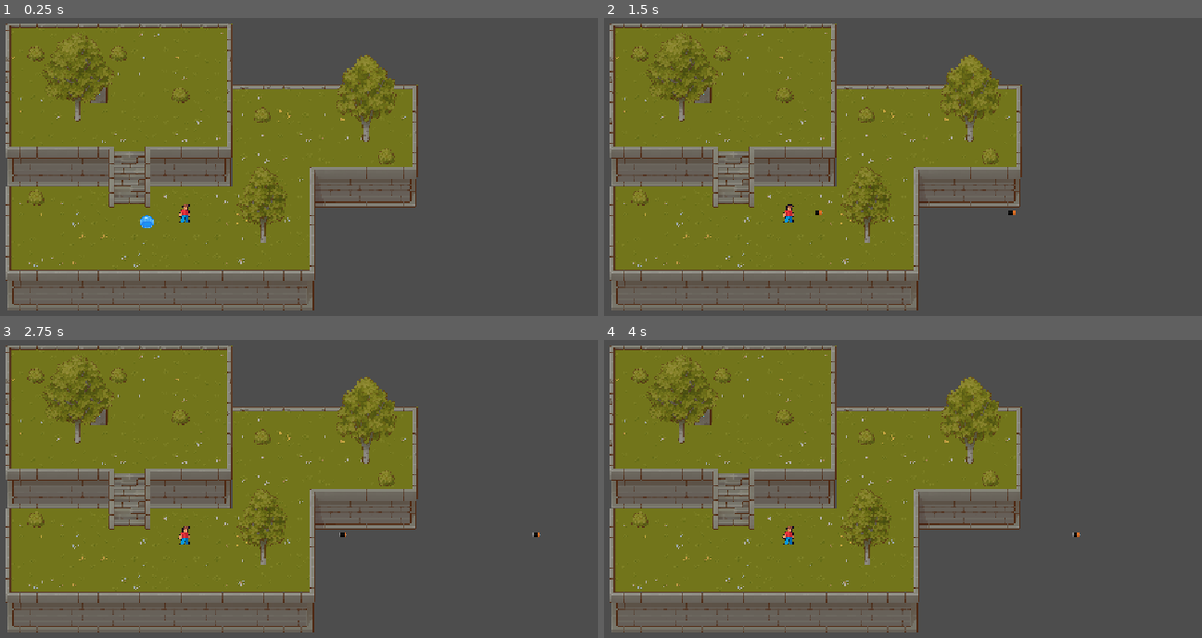
Above: before the commit, frames 1-4 (two rows, left to right).
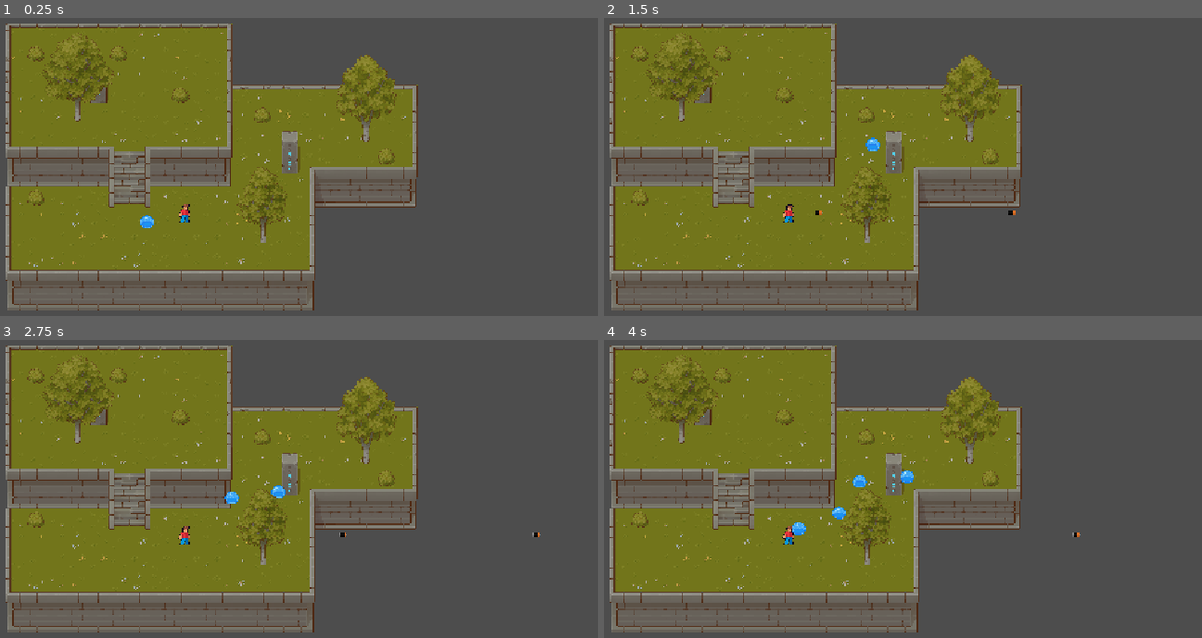
Above: after the commit, the same moments.

Repository: ozzyDev27/Daydream
Game: Godot game, scene res://Scenes/enemy_test.tscn
The game is run twice, just before and just after one commit, with the same random seed, the same clock (stepped at 60 frames per second) and the same inputs. This scene is started directly instead of the project's main scene.
Inputs:
- Up to frame 1 (0.25 s): no input
- Up to frame 2 (1.5 s): tap L (Action0) at 0.6, 1.35 s
- Up to frame 3 (2.75 s): tap L (Action0) at 2.1 s
- Up to frame 4 (4 s): tap L (Action0) at 2.85, 3.6 s

The runs differ from the first frame. In frame 1, 0.4% of the frame differs, in the area x 38-51%, y 37-57%; in frame 2, 0.5%; in frame 3, 0.6%; in frame 4, 0.7%, in the area x 31-52%, y 37-66%.

Commit message:
game play

Diff:
--- a/Scenes/bullet.gd
+++ b/Scenes/bullet.gd
@@ -3,6 +3,7 @@
 const BULLET_SPEED = 500
 var direction = Vector2.ZERO
 var modifier=1
+var damage=1
 
 func _physics_process(delta):
 	var movement_vector = Vector2.ZERO
@@ -11,3 +12,9 @@
 		movement_vector = direction.normalized() * modifier
 	position.x+=movement_vector.x*delta
 	position.y+=movement_vector.y*delta
+
+
+func _on_area_entered(area: Area2D):
+	if area.is_in_group("damageable"):
+		area.get_parent().damage(damage)
+		queue_free()
--- a/Scenes/bullet.tscn
+++ b/Scenes/bullet.tscn
@@ -14,10 +14,21 @@
 "speed": 5.0
 }]
 
-[node name="Bullet" type="Node2D"]
+[sub_resource type="CapsuleShape2D" id="CapsuleShape2D_oduel"]
+radius = 3.0
+height = 10.0
+
+[node name="Bullet" type="Area2D"]
 scale = Vector2(1.5, 1.5)
+collision_layer = 128
 script = ExtResource("1_oduel")
 
 [node name="Sprite" type="AnimatedSprite2D" parent="."]
 sprite_frames = SubResource("SpriteFrames_oduel")
 animation = &"yay"
+
+[node name="CollisionShape2D" type="CollisionShape2D" parent="."]
+rotation = -1.5707964
+shape = SubResource("CapsuleShape2D_oduel")
+
+[connection signal="area_entered" from="." to="." method="_on_area_entered"]
--- a/Scenes/enemy_test.tscn
+++ b/Scenes/enemy_test.tscn
@@ -3,22 +3,20 @@
 [ext_resource type="TileSet" uid="uid://chtl7pkvocun1" path="res://Scenes/timemap.tres" id="1_oyc1c"]
 [ext_resource type="Texture2D" uid="uid://b1mrl2x7hebti" path="res://Sprites/Pixel Art Top Down - Basic v1.2.2/Texture/TX Props.png" id="2_c3qj7"]
 [ext_resource type="PackedScene" uid="uid://5v7lxrydjm57" path="res://Scenes/player.tscn" id="3_421n3"]
-[ext_resource type="Script" uid="uid://cs1wxrl30teu4" path="res://Scenes/slime.gd" id="5_421n3"]
-[ext_resource type="Texture2D" uid="uid://blcjsuxd8asun" path="res://Sprites/programmer art/Slime by Tofame/Slimes1.png" id="5_c3qj7"]
+[ext_resource type="PackedScene" uid="uid://bmetde5x88ast" path="res://Scenes/slime.tscn" id="4_oyc1c"]
+[ext_resource type="Script" uid="uid://cbnbaglqa52kl" path="res://Scenes/spawner.gd" id="5_421n3"]
+[ext_resource type="Texture2D" uid="uid://277pdqqf6s5k" path="res://Sprites/Pixel Art Top Down - Basic v1.2.2/Texture/Extra/TX Props with Shadow.png" id="6_h6jhh"]
 
 [sub_resource type="Environment" id="Environment_tspv2"]
 tonemap_mode = 3
 adjustment_brightness = 2.0
 adjustment_contrast = 2.77
 
-[sub_resource type="CircleShape2D" id="CircleShape2D_c3qj7"]
-radius = 4.1231055
-
 [node name="TilemapTest" type="Node2D"]
 position = Vector2(0, -1)
 
 [node name="Grass Layer" type="TileMapLayer" parent="."]
-tile_map_data = PackedByteArray("AAACAPz/AAACAAAAAAADAPz/AAA …(2592 unchanged characters)… HAAIAAAAVAAEAAAACAAIAAAAVAAIAAAAAAAAAAAA=")
+tile_map_data = PackedByteArray("AAACAPz/AAACAAAAAAADAPz/AAA …(2592 unchanged characters)… HAAIAAAAVAAEAAAACAAIAAAAVAAIAAAAAAAAAAAAMAAMAAAABAAIAAAAMAAIAAAABAAIAAAA=")
 tile_set = ExtResource("1_oyc1c")
 
 [node name="Structure Layer" type="TileMapLayer" parent="."]
@@ -51,21 +49,25 @@
 [node name="Camera" type="Camera2D" parent="."]
 position = Vector2(408, 66)
 
-[node name="Slime" type="Node2D" parent="."]
+[node name="Slime" parent="." instance=ExtResource("4_oyc1c")]
 position = Vector2(270, 181)
+
+[node name="Spawner" type="Node2D" parent="."]
+position = Vector2(505, 62)
 script = ExtResource("5_421n3")
+enemy = ExtResource("4_oyc1c")
 
-[node name="Sprite2D" type="Sprite2D" parent="Slime"]
-texture = ExtResource("5_c3qj7")
+[node name="Sprite2D" type="Sprite2D" parent="Spawner"]
+texture = ExtResource("6_h6jhh")
 region_enabled = true
-region_rect = Rect2(0, 0, 32, 32)
+region_rect = Rect2(224, 64, 32, 96)
 
-[node name="Area2D" type="Area2D" parent="Slime"]
-collision_layer = 0
-collision_mask = 512
+[node name="Glow" type="Sprite2D" parent="Spawner"]
+position = Vector2(0, 15)
+texture = ExtResource("6_h6jhh")
+region_enabled = true
+region_rect = Rect2(267, 96, 10, 64)
 
-[node name="CollisionShape2D" type="CollisionShape2D" parent="Slime/Area2D"]
-position = Vector2(0, 6)
-shape = SubResource("CircleShape2D_c3qj7")
+[node name="Timer" type="Timer" parent="Spawner"]
 
-[connection signal="body_entered" from="Slime/Area2D" to="Slime" method="_on_area_2d_body_entered"]
+[connection signal="timeout" from="Spawner/Timer" to="Spawner" method="spawn"]
--- a/Scenes/player.gd
+++ b/Scenes/player.gd
@@ -51,6 +51,11 @@
 
 	move_and_slide()
 
+func damage_flash():
+	var tween = create_tween()
+	tween.tween_property(self, "modulate", Color(10, 10, 10), 0.03)
+	tween.tween_property(self, "modulate", Color.WHITE, 0.03)
+
 func summonBullet():
 	var newBullet = bullet.instantiate()
 	newBullet.position = position
--- a/Scenes/slime.gd
+++ b/Scenes/slime.gd
@@ -1,6 +1,7 @@
 extends Node2D
 
 var speed = 1
+var health = 3
 var nearest_player: Node2D = null
 
 func get_nearest_player():
@@ -19,5 +20,17 @@
 
 # hit by player
 func _on_area_2d_body_entered(body):
-	#body.health -= 1
+	body.damage_flash()
 	queue_free() # TODO VFX
+
+func damage_flash():
+	var tween = create_tween()
+	tween.tween_property(self, "modulate", Color(10, 10, 10), 0.03)
+	tween.tween_property(self, "modulate", Color.WHITE, 0.03)
+	#tween.tween_callback(tween.queue_free)
+
+func damage(amount: int):
+	health -= amount
+	damage_flash()
+	if health <= 0:
+		queue_free() # TODO death FX
--- a/Scenes/slime.tscn
+++ b/Scenes/slime.tscn
@@ -1,10 +1,13 @@
-[gd_scene load_steps=4 format=3 uid="uid://bmetde5x88ast"]
+[gd_scene load_steps=5 format=3 uid="uid://bmetde5x88ast"]
 
 [ext_resource type="Script" uid="uid://cs1wxrl30teu4" path="res://Scenes/slime.gd" id="1_swwnm"]
 [ext_resource type="Texture2D" uid="uid://blcjsuxd8asun" path="res://Sprites/programmer art/Slime by Tofame/Slimes1.png" id="2_aiwxb"]
 
 [sub_resource type="CircleShape2D" id="CircleShape2D_c3qj7"]
 radius = 4.1231055
+
+[sub_resource type="CircleShape2D" id="CircleShape2D_swwnm"]
+radius = 13.0
 
 [node name="Slime" type="Node2D"]
 script = ExtResource("1_swwnm")
@@ -22,4 +25,11 @@
 position = Vector2(0, 6)
 shape = SubResource("CircleShape2D_c3qj7")
 
+[node name="Hurtbox" type="Area2D" parent="." groups=["damageable"]]
+collision_mask = 0
+
+[node name="CollisionShape2D" type="CollisionShape2D" parent="Hurtbox"]
+position = Vector2(0, 4)
+shape = SubResource("CircleShape2D_swwnm")
+
 [connection signal="body_entered" from="Area2D" to="." method="_on_area_2d_body_entered"]
--- /dev/null
+++ b/Scenes/spawner.gd
@@ -0,0 +1,23 @@
+extends Node2D
+
+@export var enemy: PackedScene = null
+@export var spawn_delay = 1
+@export var spawn_radius = 50
+@export var spawn_count = 10
+
+func _ready():
+	start_spawning()
+
+func start_spawning():
+	$Timer.wait_time = spawn_delay
+	$Glow.visible = true
+	$Timer.start()
+
+func spawn():
+	spawn_count -= 1
+	if spawn_count <= 0:
+		$Glow.visible = false
+		$Timer.stop()
+	var new_enemy = enemy.instantiate()
+	new_enemy.global_position = global_position + Vector2(spawn_radius * (randf() - 0.5), spawn_radius * (randf() - 0.5))
+	get_parent().add_child(new_enemy)
--- a/project.godot
+++ b/project.godot
@@ -21,6 +21,7 @@
 [global_group]
 
 players=""
+damageable=""
 
 [input]
 
Not shown: 1 places in Scenes/bullet.tscn that only renumber resources
Not shown, added: Scenes/spawner.gd.uid
